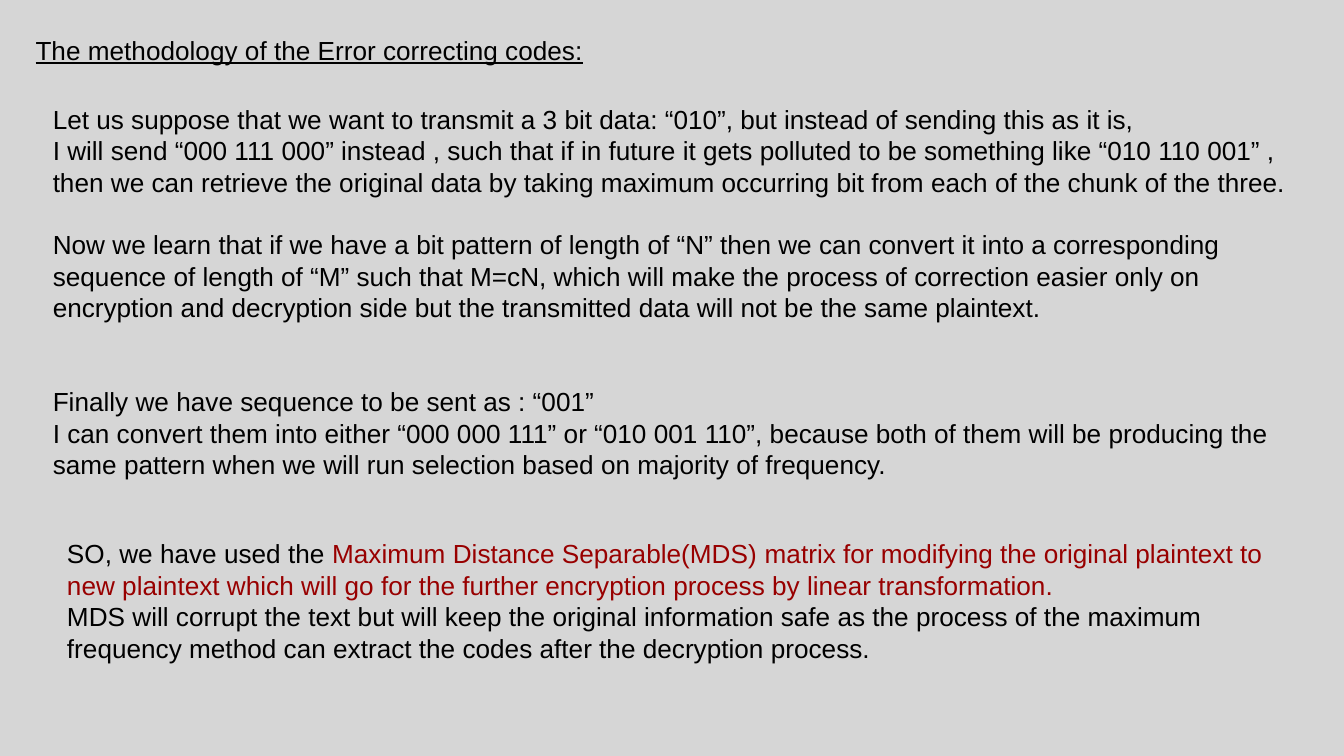
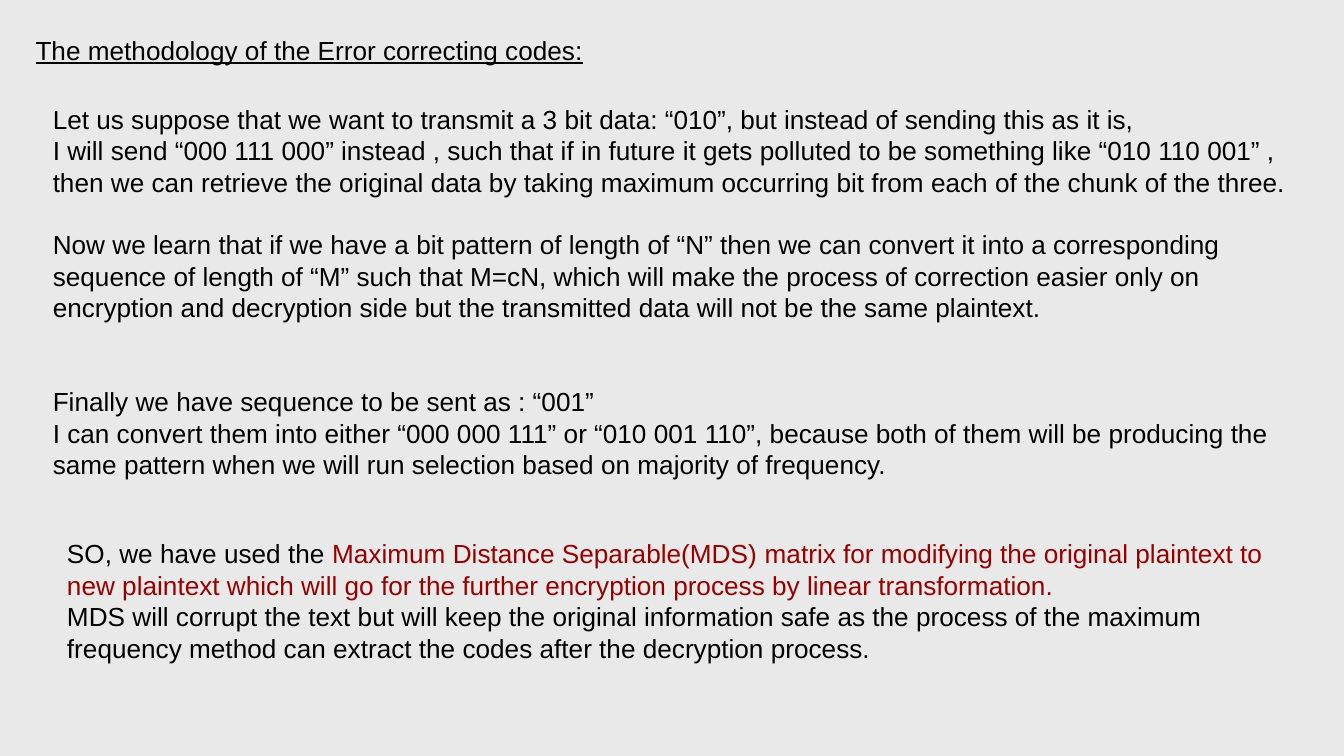
Before and after one commit to GoluKumar4024/Quantum-safe-algorithm, a slide deck: slide 10 of Final Year Project(PPT)(Group- CS41).pptx. Drawn at 1344x756 pixels with LibreOffice and Linux fonts; fonts in the diff are those of the drawing. Boxes give left, top, right and bottom in pixels: in the first picture for what was removed or moved away, otherwise in the second. Text is boxed around its words. In the diff, an @@ line names an element or a change of style, - is before the commit and + after.

```diff
--- a/Final Year Project(PPT)(Group- CS41).pptx
+++ b/Final Year Project(PPT)(Group- CS41).pptx
@@ background #D6D6D6 to #E9E9E9 @@
```
Also in this commit, not shown: 1 other slide changed, 9 other files.
